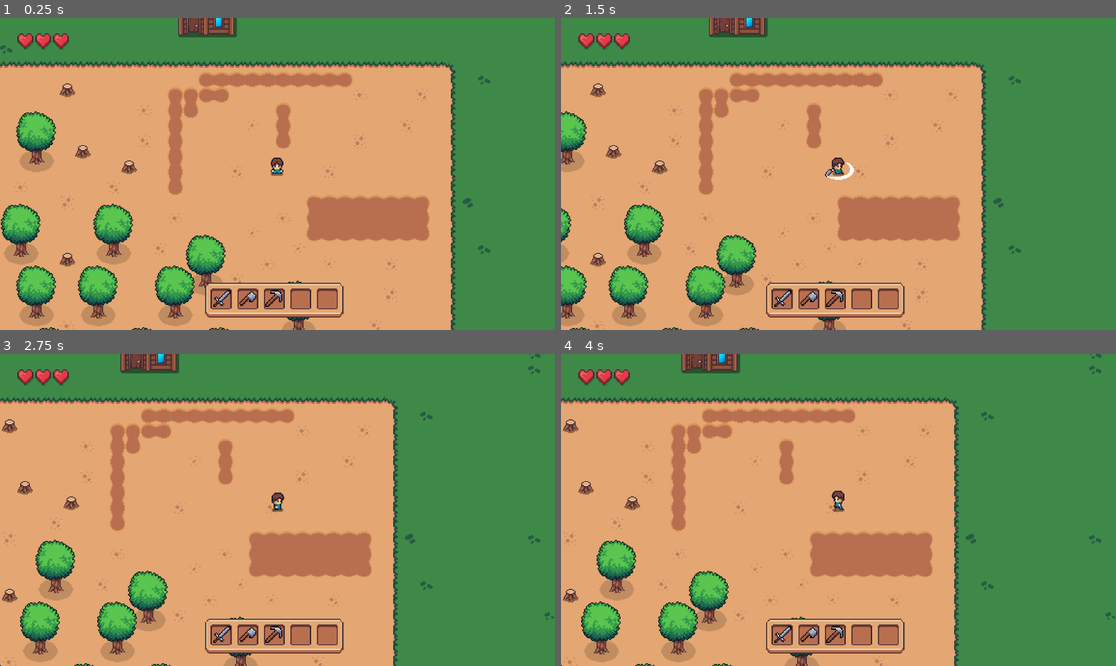
Above: before the commit, frames 1-4 (two rows, left to right).
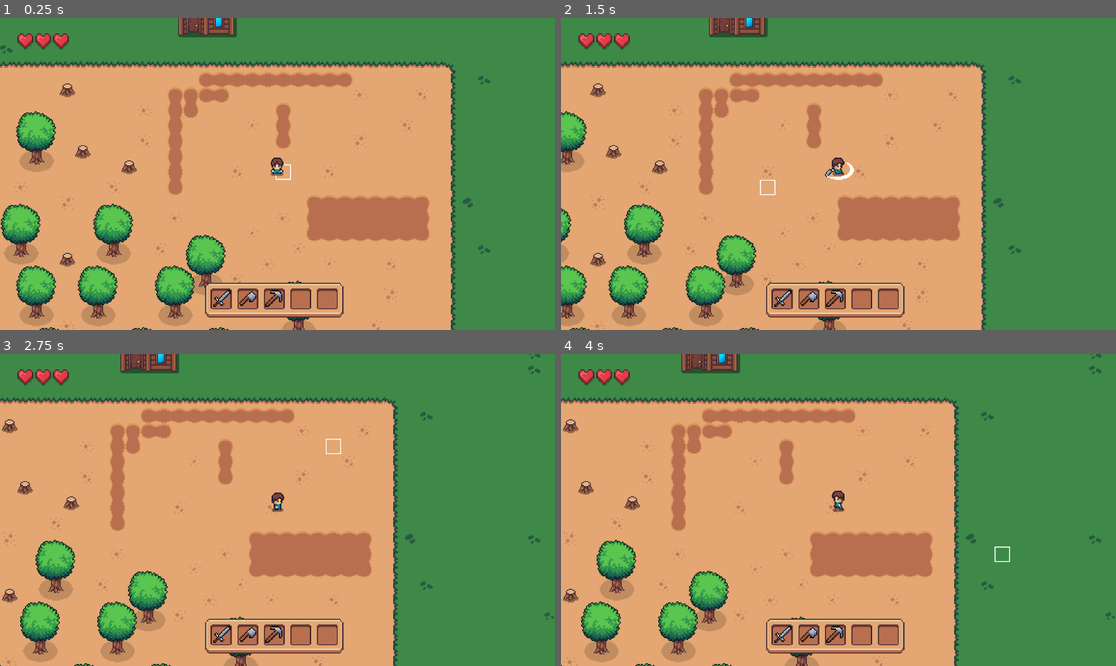
Above: after the commit, the same moments.

Repository: YvanBrito/FarmDefense
Game: Godot game, scene res://scenes/firstLvl.tscn
Same seed, same stepped clock (60 frames per second), same inputs: the game is played once before the commit and once after it.
Inputs (mouse positions are in pixels of both pictures, inside the frame that each line leads up to):
- Up to frame 1 (0.25 s): no input
- Up to frame 2 (1.5 s): tap Enter at 0.5 s; move the mouse to (960, 158) at 0.52 s; press the mouse at (960, 158) at 0.53 s; hold D (ui_right) 0.53-1.25 s; release the mouse at (960, 158) at 1.25 s; drag from (727, 189) to (838, 164) at 1.27 s
- Up to frame 3 (2.75 s): tap Space at 2 s; move the mouse to (333, 441) at 2.02 s; press the mouse at (333, 441) at 2.03 s; hold D (ui_right) from 2.03 s (still down)
- Up to frame 4 (4 s): release D (ui_right) at 2.75 s; release the mouse at (894, 441) at 2.75 s; drag from (810, 572) to (672, 463) at 2.77 s; tap Enter at 3.5 s; move the mouse to (1005, 556) at 3.52 s; press the mouse at (1005, 556) at 3.53 s; hold A (ui_left) from 3.53 s (still down)

The runs differ from the first frame. In frame 1, less than 0.1% of the frame differs, in the area x 49-53%, y 46-52%; in frame 2, less than 0.1%; in frame 3, less than 0.1%; in frame 4, less than 0.1%, in the area x 78-81%, y 61-67%.

Commit message:
adding tile selector for mouse

Diff:
--- a/scenes/firstLvl.tscn
+++ b/scenes/firstLvl.tscn
@@ -11,6 +11,7 @@
 [ext_resource type="Texture2D" uid="uid://c83w6nmcwwtb2" path="res://assets/sprites/Cute_Fantasy/Tiles/Beach/Beach_Decor_Tiles.png" id="4_kjmei"]
 [ext_resource type="AudioStream" uid="uid://ckirxy3lhhluf" path="res://assets/music/time_for_adventure.mp3" id="8_6npo7"]
 [ext_resource type="PackedScene" uid="uid://clyfcvekbf5nj" path="res://prefabs/UI_elem/pause_menu.tscn" id="9_qu80g"]
+[ext_resource type="Texture2D" uid="uid://ct0aeybr5uryw" path="res://assets/sprites/tile_selector.png" id="12_b0o8r"]
 
 [sub_resource type="TileSetAtlasSource" id="TileSetAtlasSource_ip4e0"]
 texture = ExtResource("1_xc6j2")
@@ -178,7 +179,6 @@
 
 [node name="World" type="Node2D"]
 y_sort_enabled = true
-position = Vector2(289, 163)
 
 [node name="TileMapLayer" type="TileMapLayer" parent="."]
 y_sort_enabled = true
@@ -220,3 +220,9 @@
 
 [node name="AudioStreamPlayer" type="AudioStreamPlayer" parent="."]
 stream = ExtResource("8_6npo7")
+
+[node name="TileSelector" type="TextureRect" parent="."]
+z_index = 1
+offset_right = 16.0
+offset_bottom = 16.0
+texture = ExtResource("12_b0o8r")
--- a/scripts/manager.gd
+++ b/scripts/manager.gd
@@ -4,6 +4,8 @@
 @onready var player: CharacterBody2D = $"../Player"
 @onready var pause_menu: CanvasLayer = $"../PauseMenu"
 @onready var in_game_ui: CanvasLayer = $"../InGameUI"
+@onready var ground: TileMapLayer = $"../TileMapLayer/Ground"
+@onready var tile_selector: TextureRect = $"../TileSelector"
 
 func _input(event: InputEvent) -> void:
 	if event.is_action_pressed("pause"):
@@ -17,4 +19,6 @@
 	hearts_container.updateHearts(player.currentHealth)
 
 func _process(_delta: float) -> void:
-	pass
+	var mousePos: Vector2 = ground.get_local_mouse_position()
+	var loc: Vector2 = ground.local_to_map(mousePos)
+	tile_selector.position = ground.map_to_local(loc) - Vector2(8, 8)
--- a/scripts/player.gd
+++ b/scripts/player.gd
@@ -26,7 +26,7 @@
 	InventorySingleton.player = self
 
 func _unhandled_input(event: InputEvent) -> void:
-	if event is InputEventMouseButton and Input.is_action_pressed("action_tool") and Engine.time_scale == 1:
+	if (event is InputEventMouseButton or event is InputEventJoypadButton) and Input.is_action_pressed("action_tool") and Engine.time_scale == 1:
 		isAttacking = true
 
 func _process(_delta: float) -> void:
@@ -48,7 +48,7 @@
 func process_anims() -> void:
 	if isAttacking:
 		sword_animated_sprite.visible = true
-		#last_direction = get_local_mouse_position()
+		#last_direction = get_local_mouse_position().normalized()
 		#print(last_direction)
 		if last_direction.y > 0:
 			sword_animated_sprite.position = Vector2(0, -4)
Binary file added: assets/sprites/tile_selector.png
Not shown, added: assets/sprites/tile_selector.png.import
Not shown: 1 places in scenes/firstLvl.tscn that only renumber resources
